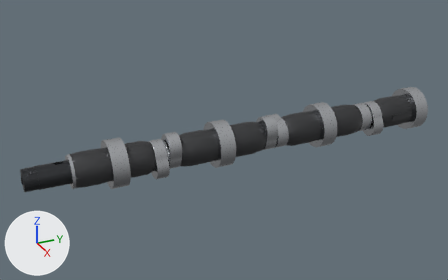
A saved change to the glTF model porsche-911sc-engine/parts/camshaft-right.glb.
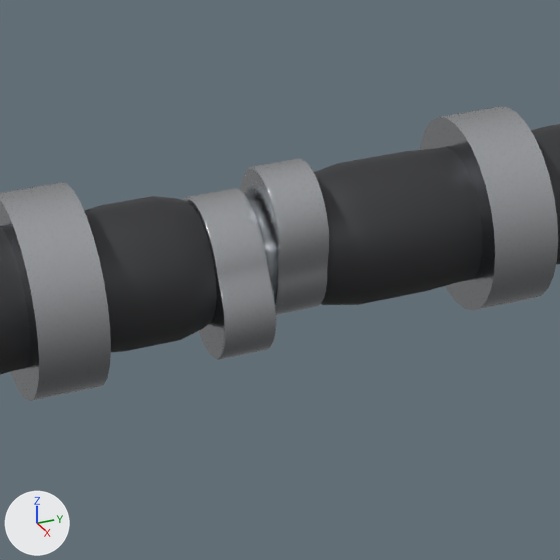
The first picture shows the older version from a 50 mm camera at (814.0, -318.0, 264.0) aimed at (284.0, -80.0, -1.0). The close-ups show the older and then the newer version on the part from 23% to 53% of the width and 34% to 81% of the height of that picture. Only the edits that show in the close-ups are written down. Every picture has the same lights, and +X, +Y and +Z are marked at lower left. Where no turn or scale is listed for an object, it has been applied to the vertices. Vertices at exactly the same position are counted once.

Objects in the first close-up: 'camshaft-right:forgedDark', 'camshaft-right:polishedSteel'.
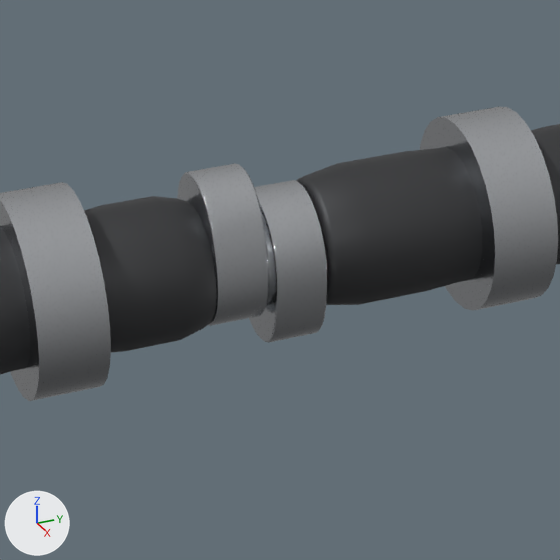
Pixel boxes [x1, y1, x2, y2] of what changed, in the close-ups (560 x 560 px; the box of a moved part takes in the faces that stretch with it):
part 1 of me_mesh_0, moved or reshaped: before [240, 158, 330, 315]; after [249, 180, 328, 343]
part 2 of me_mesh_0, moved or reshaped: before [183, 188, 276, 360]; after [177, 164, 269, 326]

Edits to the bpy script that builds the scene:
```text
Change me_mesh_0:
    where me_mesh_0.from_pydata(...)  # 2316 vertices, 4576 faces; spans x -23.0..23.0, y -199.0..199.0, z -23.0..23.0
    used by ob_camshaft_right_polishedsteel; location = (292.0, -40.8, 0.0)
    me_mesh_0 part 1: the loose piece of 322 vertices spanning x -15.0..17.0, y -106.0..-94.0, z -15.0..22.0 is turned 158.4 degrees about the y axis through its middle and scaled by 0.986, then moved by (-1.0, 0.0, -7.0)
    me_mesh_0 part 2: 321 of 2316 vertices moved; they spanned x -15.0..19.0, y -120.0..-108.0, z -21.0..15.0 and now span x -15.0..15.0, y -120.0..-108.0, z -15.0..22.0; mean shift (-1.0, 0.0, 3.0); largest move (18.0, -108.0, -13.0) -> (-14.0, -119.0, -5.0)
```
